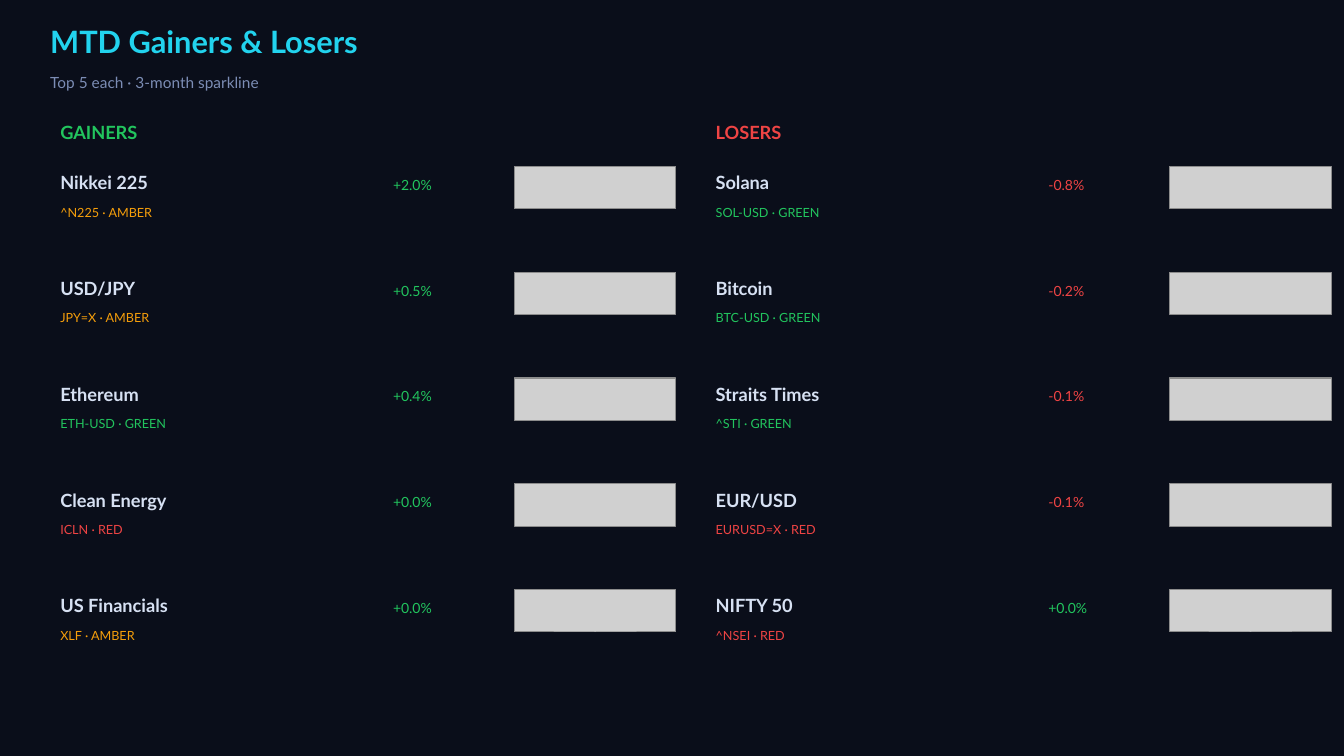
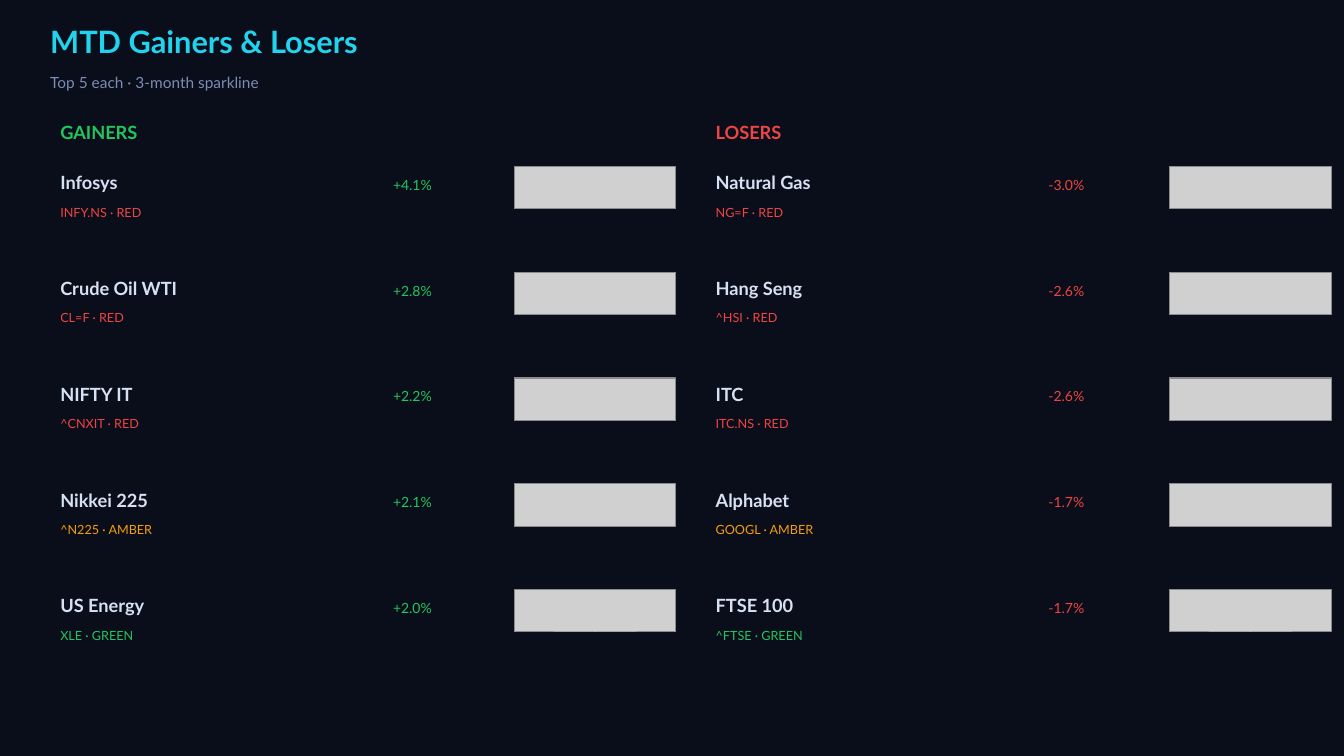
Before and after one commit to Pravkum23/pmr-terminal, a slide deck: slide 2 of docs/pmr_daily.pptx. Drawn at 1344x756 pixels with LibreOffice and Linux fonts; fonts in the diff are those of the drawing; grey boxes stand for pictures. Boxes give left, top, right and bottom in pixels: in the first picture for what was removed or moved away, otherwise in the second. Text is boxed around its words. In the diff, an @@ line names an element or a change of style, - is before the commit and + after.

```diff
--- a/docs/pmr_daily.pptx
+++ b/docs/pmr_daily.pptx
@@ text at box(60, 175, 117, 192): text changed @@
-Nikkei 225
+Infosys
@@ text at box(716, 175, 810, 189): text changed @@
-Solana
+Natural Gas
@@ text at box(60, 208, 142, 217): text changed; text colour #F59E0B to #EF4444 @@
-^N225 · AMBER
+INFY.NS · RED
@@ text at box(393, 180, 432, 190): text changed @@
-+2.0%
++4.1%
@@ text at box(716, 208, 783, 217): text changed; text colour #22C55E to #EF4444 @@
-SOL-USD · GREEN
+NG=F · RED
@@ text at box(1048, 180, 1084, 190): text changed @@
--0.8%
+-3.0%
@@ text at box(60, 281, 177, 295): text changed @@
-USD/JPY
+Crude Oil WTI
@@ text at box(393, 286, 432, 296): text changed @@
-+0.5%
++2.8%
@@ text at box(716, 281, 803, 299): text changed @@
-Bitcoin
+Hang Seng
@@ text at box(1048, 286, 1084, 296): text changed @@
--0.2%
+-2.6%
@@ text at box(60, 313, 124, 322): text changed; text colour #F59E0B to #EF4444 @@
-JPY=X · AMBER
+CL=F · RED
@@ text at box(716, 313, 778, 322): text changed; text colour #22C55E to #EF4444 @@
-BTC-USD · GREEN
+^HSI · RED
@@ text at box(60, 388, 132, 401): text changed @@
-Ethereum
+NIFTY IT
@@ text at box(716, 387, 744, 401): text changed @@
-Straits Times
+ITC
@@ text at box(60, 419, 139, 428): text changed; text colour #22C55E to #EF4444 @@
-ETH-USD · GREEN
+^CNXIT · RED
@@ text at box(393, 391, 432, 401): text changed @@
-+0.4%
++2.2%
@@ text at box(716, 419, 789, 428): text changed; text colour #22C55E to #EF4444 @@
-^STI · GREEN
+ITC.NS · RED
@@ text at box(1048, 391, 1084, 401): text changed @@
--0.1%
+-2.6%
@@ text at box(60, 493, 148, 507): text changed @@
-Clean Energy
+Nikkei 225
@@ text at box(393, 497, 432, 507): text changed @@
-+0.0%
++2.1%
@@ text at box(716, 493, 790, 510): text changed @@
-EUR/USD
+Alphabet
@@ text at box(1048, 497, 1084, 507): text changed @@
--0.1%
+-1.7%
@@ text at box(60, 525, 153, 534): text changed; text colour #EF4444 to #F59E0B @@
-ICLN · RED
+^N225 · AMBER
@@ text at box(716, 525, 814, 534): text changed; text colour #EF4444 to #F59E0B @@
-EURUSD=X · RED
+GOOGL · AMBER
@@ text at box(60, 598, 144, 616): text changed @@
-US Financials
+US Energy
@@ text at box(716, 598, 794, 612): text changed @@
-NIFTY 50
+FTSE 100
@@ text at box(393, 603, 432, 613): text changed @@
-+0.0%
++2.0%
@@ text at box(1048, 603, 1084, 613): text changed; text colour #22C55E to #EF4444 @@
-+0.0%
+-1.7%
@@ text at box(60, 631, 133, 640): text changed; text colour #F59E0B to #22C55E @@
-XLF · AMBER
+XLE · GREEN
@@ text at box(716, 631, 802, 640): text changed; text colour #EF4444 to #22C55E @@
-^NSEI · RED
+^FTSE · GREEN
```
Also in this commit, not shown: 3 other slides changed, 2 other files.
